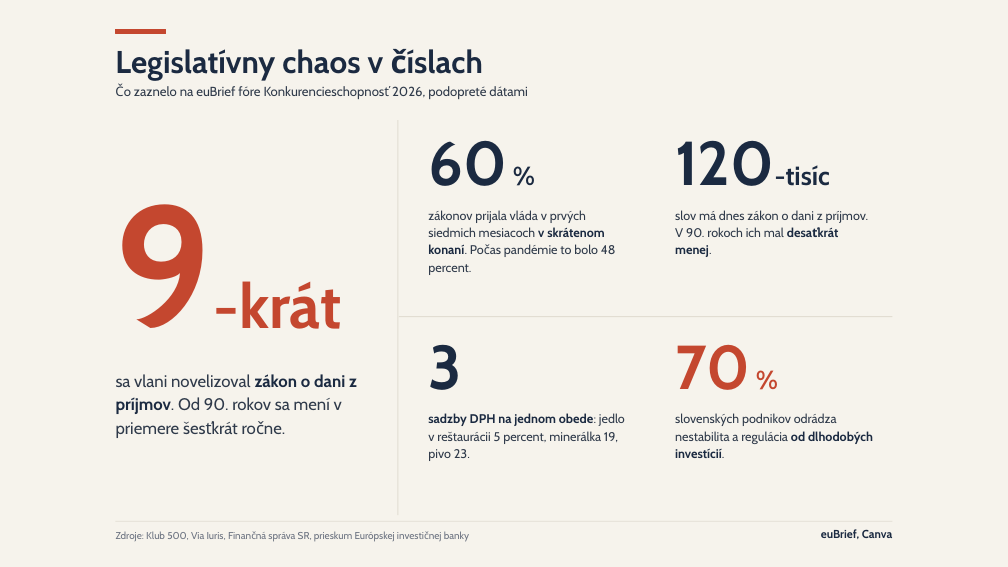
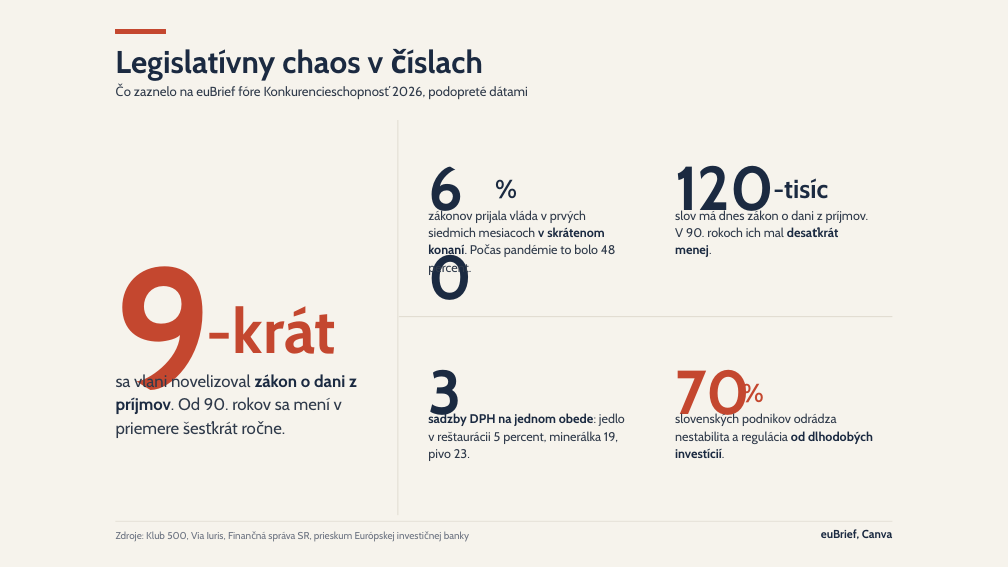
Before and after one commit to StankaLuppova/SMR, a slide deck: slide 1 of 2026-10-07-eubrief-legislativny-chaos/legislativny-chaos-canva.pptx. Drawn at 1008x567 pixels with LibreOffice and Linux fonts; fonts in the diff are those of the drawing. Boxes give left, top, right and bottom in pixels: in the first picture for what was removed or moved away, otherwise in the second. Text is boxed around its words. In the diff, an @@ line names an element or a change of style, - is before the commit and + after.

```diff
--- a/2026-10-07-eubrief-legislativny-chaos/legislativny-chaos-canva.pptx
+++ b/2026-10-07-eubrief-legislativny-chaos/legislativny-chaos-canva.pptx
@@ text at (x1=428, y1=141, x2=507, y2=186): text changed @@
-60 %
+60
@@ vertical alignment bottom to top in 4 elements at (x1=429, y1=134, x2=505, y2=214), (x1=675, y1=370, x2=750, y2=426), (x1=675, y1=165, x2=774, y2=220), (x1=116, y1=266, x2=214, y2=427) @@
@@ text added at (x1=495, y1=166, x2=538, y2=201), 24.8 pt, text #1B2A41, bold @@
+%
@@ text at (x1=675, y1=165, x2=774, y2=220): text changed; size 25 to 59 pt @@
-120-tisíc
+120
@@ text added at (x1=773, y1=178, x2=828, y2=199), 24.8 pt, text #1B2A41, bold @@
+-tisíc
@@ text at (x1=116, y1=266, x2=214, y2=427): text changed; size 59 to 165 pt @@
-9-krát
+9
@@ text added at (x1=207, y1=306, x2=336, y2=354), 59.4 pt, text #C4472F, bold @@
+-krát
@@ text "3" at (x1=428, y1=369, x2=461, y2=423): line spacing 1 to 1.2; vertical alignment bottom to top @@
@@ text at (x1=675, y1=370, x2=750, y2=426): text changed @@
-70 %
+70
@@ text added at (x1=742, y1=371, x2=785, y2=405), 24.8 pt, text #C4472F, bold @@
+%
```
